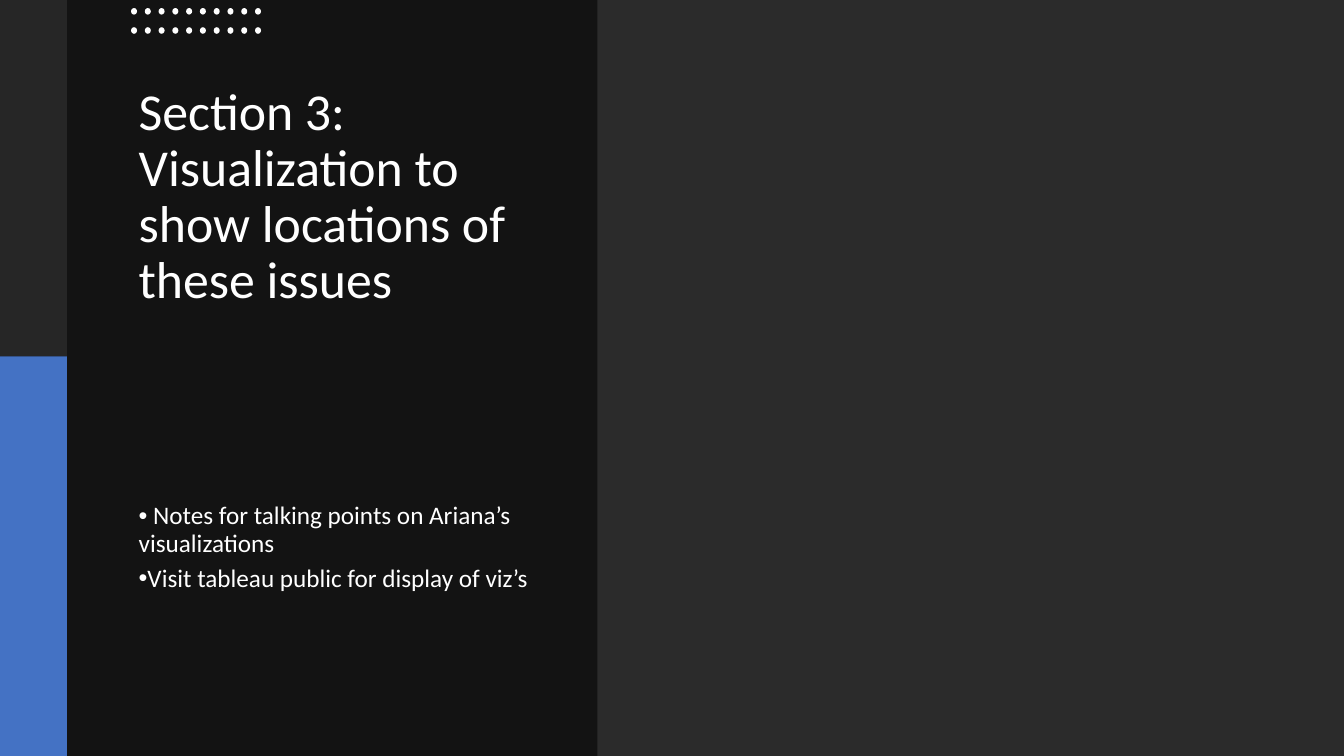
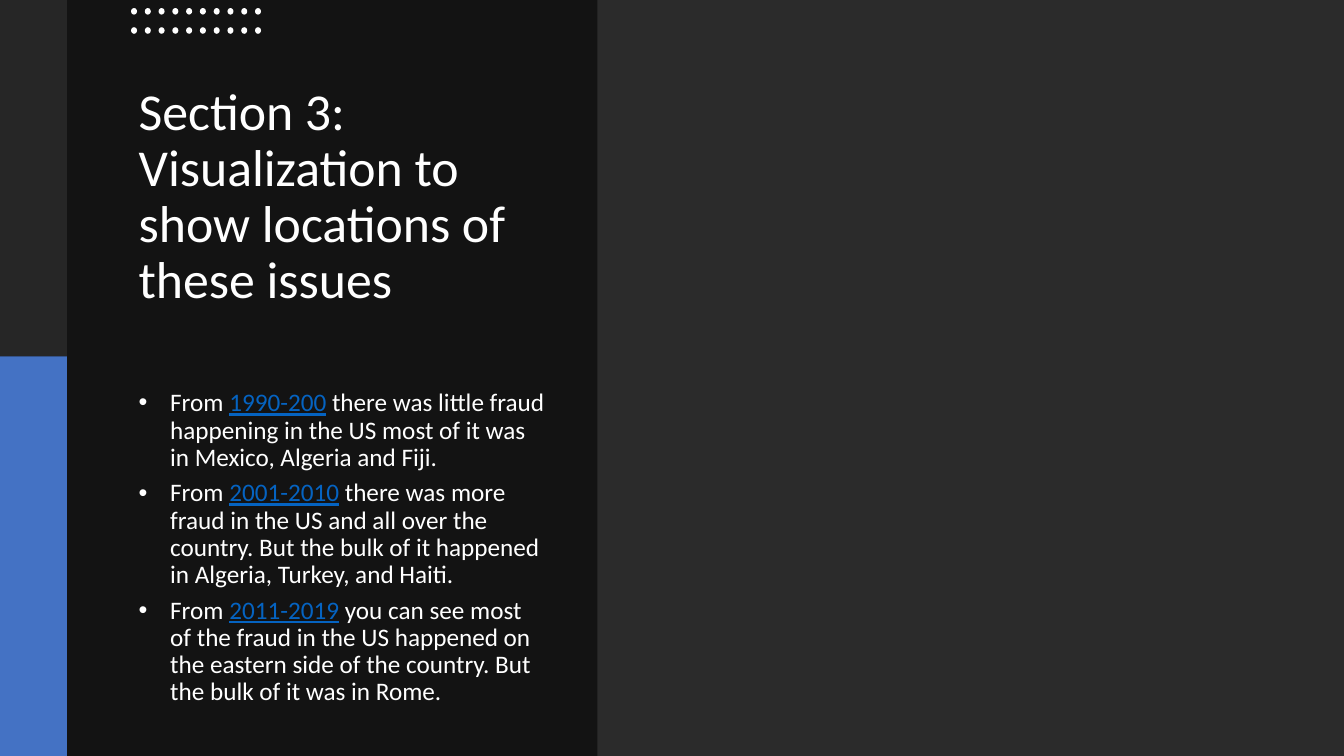
Before and after one commit to OP78142/UTSA-Bootcamp-Final, a slide deck: slide 4 of Predicting Credit Card Fraud_Template.pptx. Drawn at 1344x756 pixels with LibreOffice and Linux fonts; fonts in the diff are those of the drawing; background and template pictures are left out; a plain dark background stands for a picture behind light text. Boxes give left, top, right and bottom in pixels: in the first picture for what was removed or moved away, otherwise in the second. Text is boxed around its words. In the diff, an @@ line names an element or a change of style, - is before the commit and + after.

Commit message:
addto ppt

```diff
--- a/Predicting Credit Card Fraud_Template.pptx
+++ b/Predicting Credit Card Fraud_Template.pptx
@@ text at <box>170,393,544,700</box>: text changed @@
-• Notes for talking points on Ariana’s visualizations
-• Visit tableau public for display of viz’s
+• From 1990-200 there was little fraud happening in the US most of it was in Mexico, Algeria and Fiji.
+• From 2001-2010 there was more fraud in the US and all over the country. But the bulk of it happened in Algeria, Turkey, and Haiti.
+• From 2011-2019 you can see most of the fraud in the US happened on the eastern side of the country. But the bulk of it was in Rome.
```
